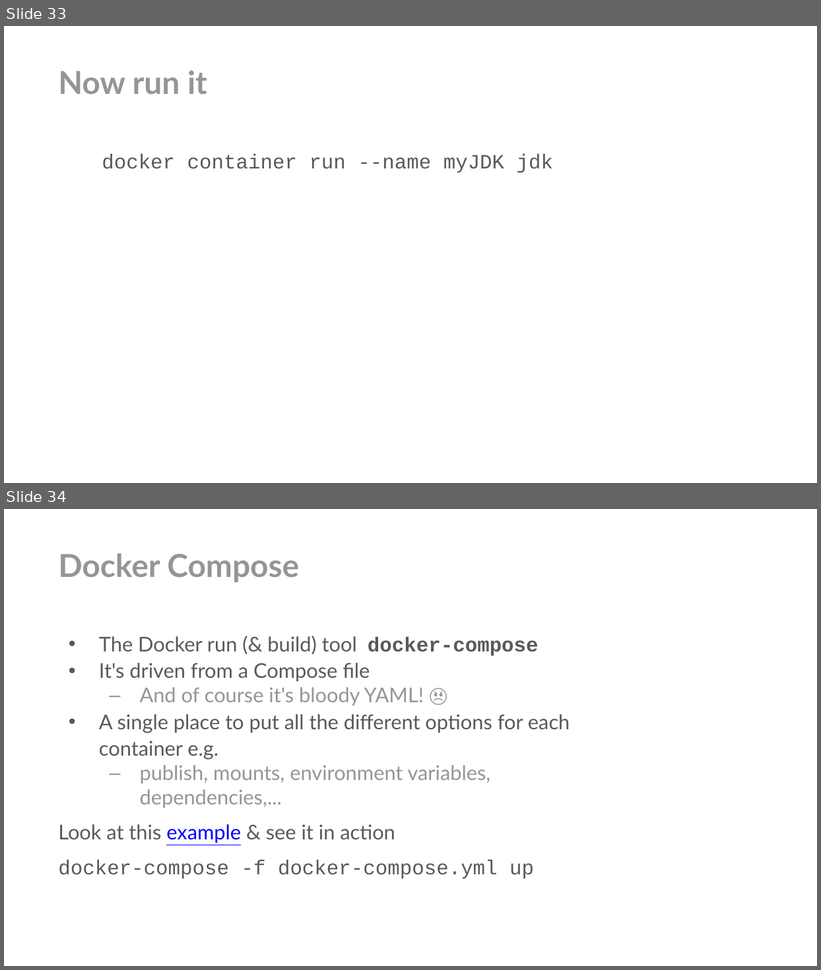
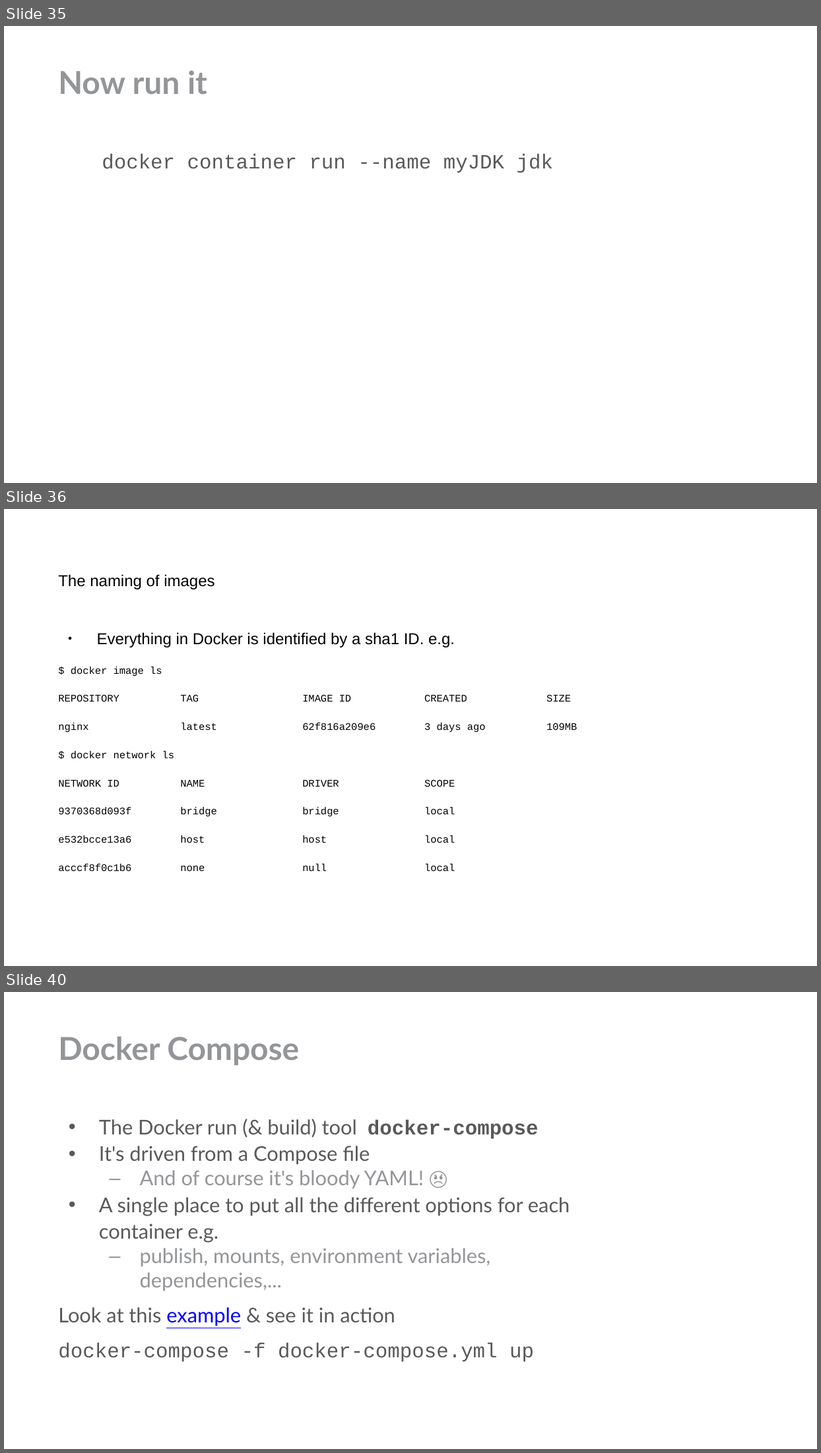
Before and after one commit to dockerfornovices/DockerSimpleDemo, a slide deck: novicesguidetodocker.odp. Shown one above the other, each under a label of ours: slides 33 and 34 before the commit, slides 35, 36 and 40 after it; the slides between them are not shown. The pictures are 821x970 and 821x1453 pixels, drawn with LibreOffice and Linux fonts; fonts in the diff are those of the drawing; background and template pictures are left out. Boxes give left, top, right and bottom in pixels: in the first picture for what was removed or moved away, otherwise in the second. Text is boxed around its words. In the diff, an @@ line names an element or a change of style, - is before the commit and + after.

```diff
--- a/novicesguidetodocker.odp
+++ b/novicesguidetodocker.odp
@@ slide 36 added at (x1=4, y1=509, x2=817, y2=966), background #FFFFFF @@
@@ title added at (x1=58, y1=574, x2=215, y2=590), 14 pt, text #000000 @@
+The naming of images
@@ text added at (x1=58, y1=632, x2=577, y2=871), 9 pt, text #000000 @@
+● Everything in Docker is identified by a sha1 ID. e.g.
+$ docker image ls
+REPOSITORY TAG IMAGE ID CREATED SIZE
+nginx latest 62f816a209e6 3 days ago 109MB
+$ docker network ls
+NETWORK ID NAME DRIVER SCOPE
+9370368d093f bridge bridge local
+e532bcce13a6 host host local
+acccf8f0c1b6 none null local
@@ what was slide 33 is now slide 35 @@
@@ what was slide 34 is now slide 40 @@
```
Also in this commit, not shown: 10 slides changed, 5 other slides added, 6 other files.
